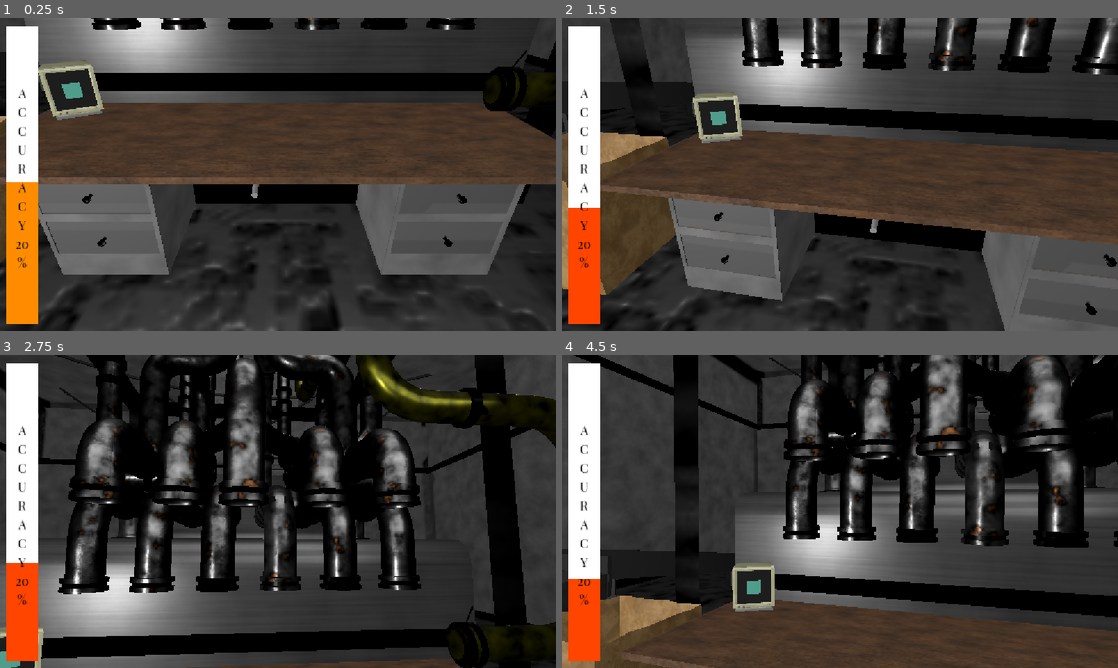
Above: before the commit, frames 1-4 (two rows, left to right).
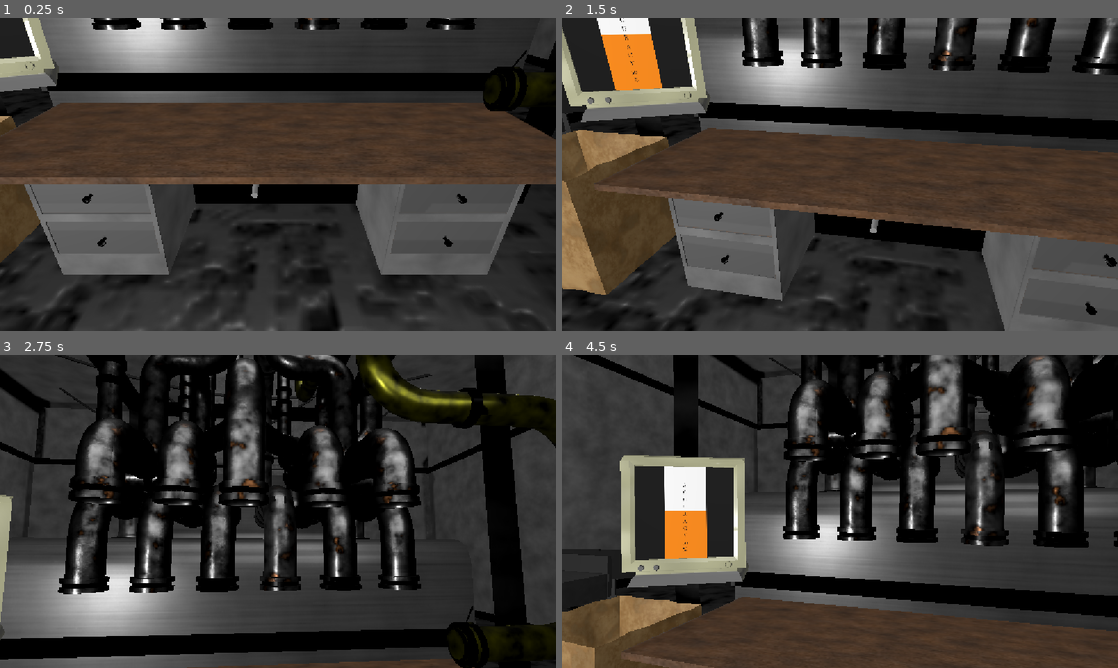
Above: after the commit, the same moments.

Repository: PortalGolem/BrackeysGameJam20262
Game: Godot game, scene res://Scenes/TableSpace.tscn
The game is run twice, just before and just after one commit, with the same random seed, the same clock (stepped at 60 frames per second) and the same inputs.
Inputs (mouse positions are in pixels of both pictures, inside the frame that each line leads up to):
- Up to frame 1 (0.25 s): no input
- Up to frame 2 (1.5 s): move the mouse to (962, 158) at 0.52 s; hold Right (ui_right) 0.53-1.28 s; click (962, 158) at 0.6 s; tap Enter at 1.25 s; move the mouse to (728, 190) at 1.27 s; hold Down (ui_down) from 1.28 s (still down); right-click (728, 190) at 1.35 s
- Up to frame 3 (2.75 s): tap Space at 2 s; move the mouse to (333, 442) at 2.02 s; release Down (ui_down) at 2.03 s; hold Right (ui_right) from 2.03 s (still down); click (333, 442) at 2.1 s
- Up to frame 4 (4.5 s): tap Enter at 2.75 s; move the mouse to (812, 574) at 2.77 s; release Right (ui_right) at 2.78 s; hold Up (ui_up) 2.78-3.53 s; right-click (812, 574) at 2.85 s; move the mouse to (1006, 558) at 3.52 s; hold Left (ui_left) from 3.53 s (still down); click (1006, 558) at 3.6 s; tap Space at 4.25 s; move the mouse to (673, 464) at 4.27 s; right-click (673, 464) at 4.35 s

The runs differ from the first frame. In frame 1, 7.4% of the frame differs, in the area x 0-19%, y 0-98%; in frame 2, 11%; in frame 3, 6.2%; in frame 4, 13%, in the area x 1-39%, y 2-98%.

Commit message:
accuracy meter on CRT

Diff:
--- a/Scenes/Menus/AccuracyMeter.tscn
+++ b/Scenes/Menus/AccuracyMeter.tscn
@@ -7,32 +7,39 @@
 anchors_preset = 15
 anchor_right = 1.0
 anchor_bottom = 1.0
+offset_right = -640.0
+offset_bottom = -136.0
 grow_horizontal = 2
 grow_vertical = 2
+
+[node name="Control" type="Control" parent="." unique_id=2020325541]
+anchors_preset = 0
+offset_left = 219.0
+offset_right = 259.0
+offset_bottom = 40.0
 script = ExtResource("1_wkpfp")
+metadata/_edit_group_ = true
 
-[node name="OutlineBar" type="ColorRect" parent="." unique_id=643197117]
+[node name="OutlineBar" type="ColorRect" parent="Control" unique_id=643197117]
 layout_mode = 0
-offset_left = 12.0
-offset_top = 16.0
-offset_right = 79.0
-offset_bottom = 634.0
+offset_right = 201.0
+offset_bottom = 512.0
 
-[node name="FillBar" type="ColorRect" parent="OutlineBar" unique_id=947418062]
-layout_mode = 0
-offset_top = 618.0
-offset_right = 67.0
-offset_bottom = 818.0
+[node name="FillBar" type="ColorRect" parent="Control/OutlineBar" unique_id=947418062]
+layout_mode = 1
+offset_top = 512.0
+offset_right = 200.80379
+offset_bottom = 712.0
 rotation = 3.1415927
 pivot_offset_ratio = Vector2(0.5, 0)
 color = Color(1, 0.5372549, 1, 1)
 
-[node name="written text" type="Label" parent="." unique_id=1099261829]
+[node name="written text" type="Label" parent="Control" unique_id=1099261829]
 layout_mode = 0
-offset_left = -18.0
-offset_top = 98.0
-offset_right = 110.0
-offset_bottom = 485.0
+offset_left = 32.0
+offset_top = 55.0
+offset_right = 160.0
+offset_bottom = 442.0
 theme_override_colors/font_color = Color(0, 0, 0, 1)
 theme_override_font_sizes/font_size = 26
 text = "A
--- a/Scenes/TableSpace.tscn
+++ b/Scenes/TableSpace.tscn
@@ -210,10 +210,10 @@
 transform = Transform3D(0.74, 0, 0, 0, 0.74, 0, 0, 0, 0.74, 0.09491587, 0.35793042, -8.315971)
 
 [node name="CRT" parent="." unique_id=1199210867 instance=ExtResource("22_v1xsh")]
-transform = Transform3D(0.636486, 0, 0.37747243, 0, 0.74, 0, -0.37747243, 0, 0.636486, -4.969798, 1.9342018, -0.9051404)
+transform = Transform3D(1.5826141, 0, 0.9385802, 0, 1.84, 0, -0.9385802, 0, 1.5826141, -6.184141, 3.2772074, 0.43011588)
 
 [node name="MeshInstance3D" type="MeshInstance3D" parent="CRT" unique_id=1901847369]
-transform = Transform3D(0.6340513, 5.364418e-07, -1.2434498e-14, 0, -5.3854997e-08, -0.6061226, -1.4901161e-07, 1.2320583, -2.649445e-08, 0.171525, 0.5740874, 0.09205747)
+transform = Transform3D(0.6340513, 7.1525574e-07, -1.687539e-14, 0, -5.3854997e-08, -0.6061226, -3.2782555e-07, 1.2320583, -2.6494456e-08, 0.171525, 0.61093926, 0.09205747)
 mesh = SubResource("PlaneMesh_3slyq")
 
 [node name="Electrical_Box" parent="." unique_id=52782056 instance=ExtResource("23_jm2s4")]
@@ -256,32 +256,11 @@
 disable_3d = true
 transparent_bg = true
 
-[node name="Control" type="Control" parent="SubViewport" unique_id=1084050503]
-layout_mode = 3
-anchors_preset = 15
-anchor_right = 1.0
-anchor_bottom = 1.0
-grow_horizontal = 2
-grow_vertical = 2
-
-[node name="CenterContainer" type="CenterContainer" parent="SubViewport/Control" unique_id=1799107017]
-layout_mode = 1
-anchors_preset = 15
-anchor_right = 1.0
-anchor_bottom = 1.0
-grow_horizontal = 2
-grow_vertical = 2
-
-[node name="ColorRect" type="ColorRect" parent="SubViewport/Control/CenterContainer" unique_id=994402417]
-custom_minimum_size = Vector2(200, 200)
-layout_mode = 2
-color = Color(0.31873888, 0.6543046, 0.5801795, 1)
+[node name="AccuracyMeter" parent="SubViewport" unique_id=1817966563 instance=ExtResource("30_dyeg5")]
+accuracy_percent = 20.0
 
 [node name="TableDesk" parent="." unique_id=1343893694 instance=ExtResource("29_cd4vf")]
 transform = Transform3D(0.7399998, 0, 8.940697e-07, 0, 0.74, 0, -8.940697e-07, 0, 0.7399998, -0.061618328, 0.23818827, -8.252304)
-
-[node name="AccuracyMeter" parent="." unique_id=1817966563 instance=ExtResource("30_dyeg5")]
-accuracy_percent = 20.0
 
 [connection signal="timeout" from="SystemManager/CylenderSpawner/Timer" to="SystemManager/CylenderSpawner" method="_on_timer_timeout"]
 [connection signal="timeout" from="SystemManager/Timer" to="SystemManager" method="_on_timer_timeout"]
